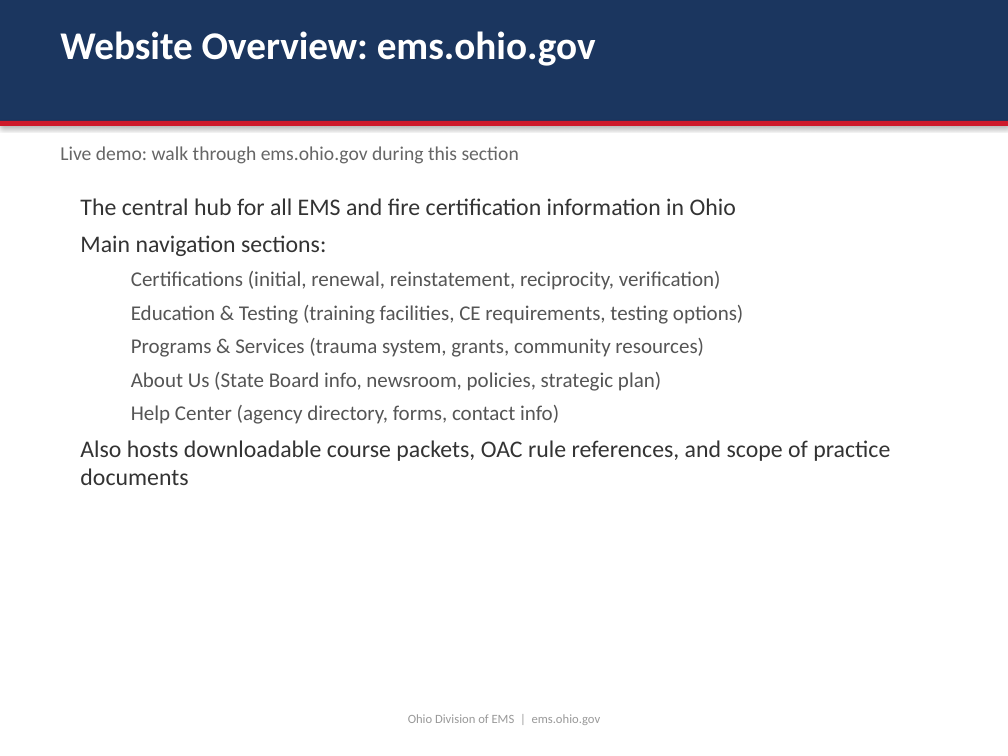
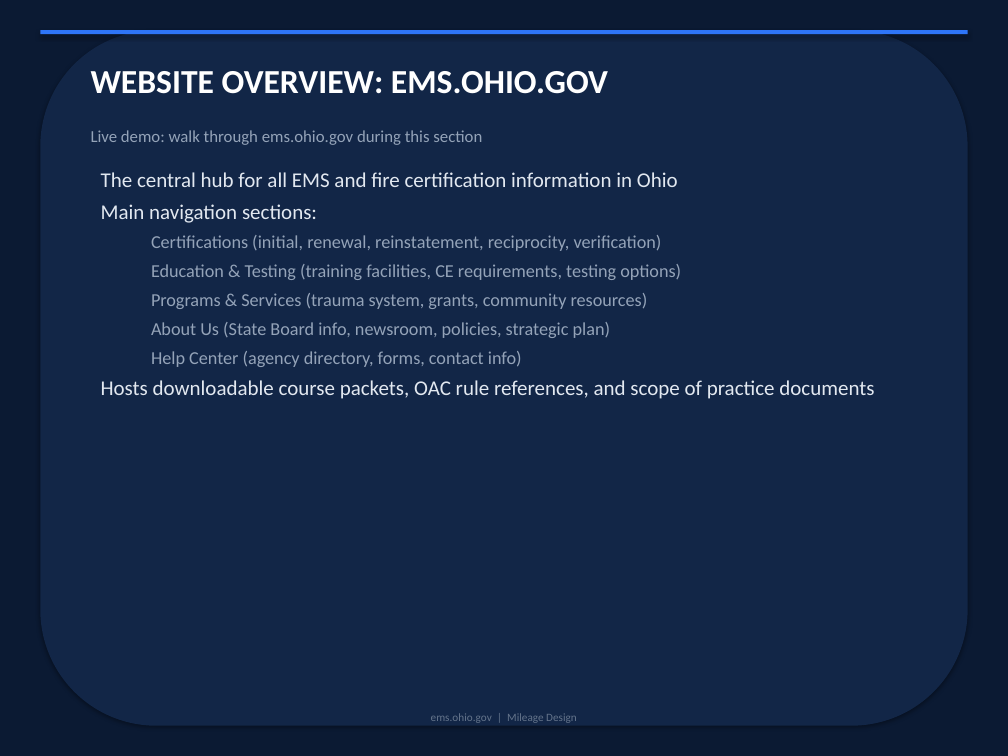
Before and after one commit to bbishilany/nicks-capstone, a slide deck: slide 5 of Ohio-Division-of-EMS-Presentation.pptx. Drawn at 1008x756 pixels with LibreOffice and Linux fonts; fonts in the diff are those of the drawing. Boxes give left, top, right and bottom in pixels: in the first picture for what was removed or moved away, otherwise in the second. Text is boxed around its words. In the diff, an @@ line names an element or a change of style, - is before the commit and + after.

```diff
--- a/Ohio-Division-of-EMS-Presentation.pptx
+++ b/Ohio-Division-of-EMS-Presentation.pptx
@@ background #FFFFFF to #0B1A33 @@
@@ rectangle removed at (x1=0, y1=0, x2=1008, y2=121) @@
@@ rectangle resized from (x1=0, y1=121, x2=1008, y2=126) to (x1=40, y1=30, x2=968, y2=34) @@
@@ rectangle at (x1=40, y1=30, x2=968, y2=34): fill #CE1A2B to #2E75F7 @@
@@ rounded rectangle added at (x1=40, y1=30, x2=968, y2=726), fill #122647 @@
@@ text at (x1=91, y1=71, x2=608, y2=94): text changed; size 28 to 24 pt @@
-Website Overview: ems.ohio.gov
+WEBSITE OVERVIEW: EMS.OHIO.GOV
@@ text "Live demo: walk through ems.ohio.gov ..." moved from (x1=60, y1=146, x2=519, y2=164) to (x1=91, y1=130, x2=482, y2=145) @@
@@ text "Live demo: walk through ems.ohio.gov ..." at (x1=91, y1=130, x2=482, y2=145): size 14 to 12 pt, text colour #666666 to #94A3B8 @@
@@ text "The central hub for all ..." moved from (x1=80, y1=198, x2=890, y2=485) to (x1=101, y1=172, x2=874, y2=399) @@
@@ text at (x1=101, y1=172, x2=681, y2=367): size 17 to 15 pt, text colour #333333 to #E2E8F0 in "The central hub for all EMS and ...", "Main navigation sections:"; size 15 to 13 pt, text colour #555555 to #94A3B8 in "Certifications (initial, renewal, reinstatement, reciprocity ...", "Education & Testing (training facilities, CE requirements, ...", "Programs & Services (trauma system, grants, community ...", "About Us (State Board info, newsroom, policies, ..." and 1 more places; less space between paragraphs @@
@@ text at (x1=101, y1=380, x2=874, y2=399): text changed; size 17 to 15 pt; text colour #333333 to #E2E8F0 @@
-Also hosts downloadable course packets, OAC rule references, and scope of practice documents
+Hosts downloadable course packets, OAC rule references, and scope of practice documents
@@ text at (x1=431, y1=713, x2=577, y2=723): text changed; size 9 to 8 pt; text colour #999999 to #64748B @@
-Ohio Division of EMS | ems.ohio.gov
+ems.ohio.gov | Mileage Design
```
Also in this commit, not shown: 29 other slides changed, 7 other files.
